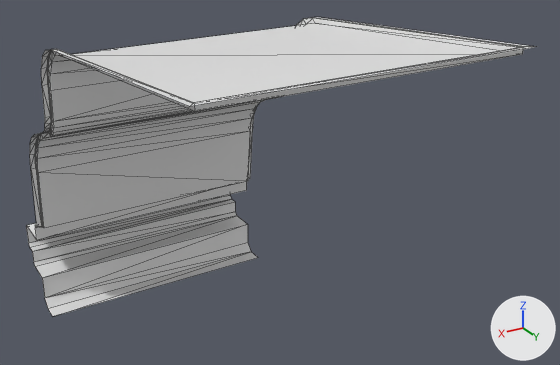
An edit to the FBX model Assets/Art/Enviro/M_atrapy/Mesh/M_A_roof_01.fbx, drawn before and after from the same camera.
Rendered twice from a camera (50 mm lens) standing at (3.23, 5.8, 3.64) and looking at (0.61, 1.42, 1.45). Every picture has the same lights, and +X, +Y and +Z are marked at lower right. The picture after the commit comes second. Mesh edges are drawn as thin lines. Where no turn or scale is listed for an object, it has been applied to the vertices.

The first picture shows 'M_A_roof_01'.
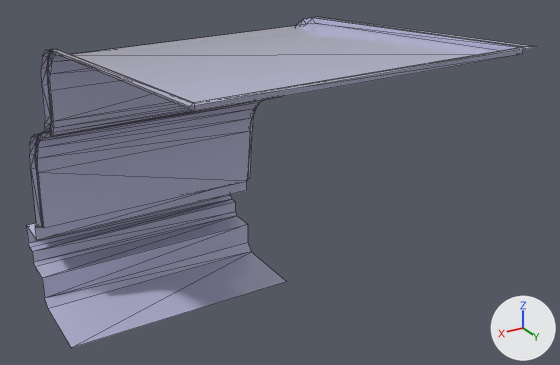
Where the newer file only moved an object's origin or applied its transform, the numbers keep the older frame.

Location of each change, [x1, y1, x2, y2] in pixels of the pictures (560 x 365 px; the box of a moved part takes in the faces that stretch with it):
'M_A_roof_01', reshaped (11% taller)
    before: [26, 17, 535, 316]
    after: [26, 17, 535, 348]
part 1 of me_mesh, moved or reshaped
    before: [48, 252, 258, 316]
    after: [48, 252, 287, 348]
part 2 of me_mesh, recoloured (white to pale blue)
    before: [26, 17, 535, 316]
    after: [26, 17, 535, 348]

The change, as a list of edits to the scene's bpy script:
```text
Add mat_t_m_a:
    mat_t_m_a = principled_material('T_M_A')
    mat_t_m_a.base_color = (0.514, 0.506, 0.707)  # pale blue #bebddb
    mat_t_m_a.roughness = 0.0
Change me_mesh:
    where me_mesh.from_pydata(...)  # 200 vertices, 334 faces; spans x 0.0..2.0, y -0.57..3.03, z 0.0..2.68
    used by ob_m_a_roof_01; location = (0.0, 0.0, 0.0)
    me_mesh part 1
    me_mesh.vertices[12].co: (0.0, 0.0, 0.0) -> (0.0, 0.52, 0.0)  # pixel (258, 257) -> pixel (286, 281)
    me_mesh.vertices[13].co: (2.0, 0.0, 0.0) -> (2.0, 0.52, 0.0)  # pixel (52, 316) -> pixel (71, 347)
    me_mesh part 2: 334 faces spanning x 0.0..2.0, y -0.57..3.03, z 0.0..2.68 switch from no material to mat_t_m_a (pale blue #bebddb)
```
